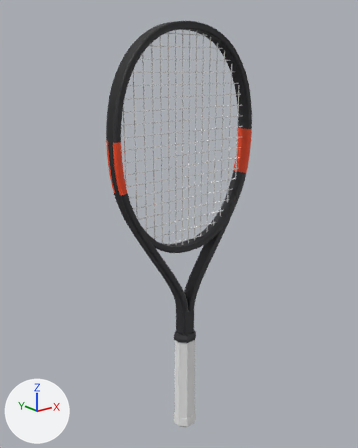
An edit to the glTF model assets/realistic/babolat-boost-strike-current.glb, drawn before and after from the same camera.
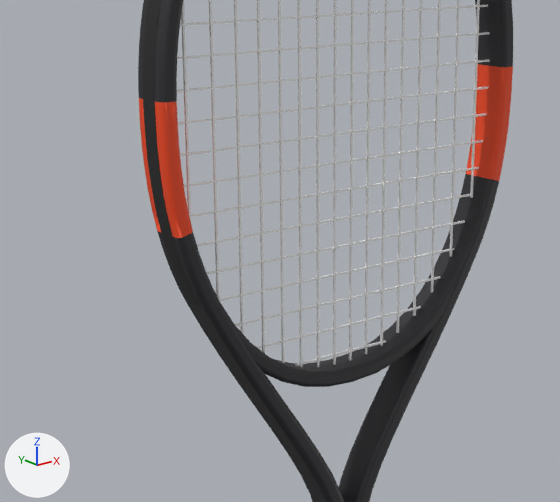
There are two pictures of each version: one whole from a camera (50 mm lens) standing at (-0.488, -0.594, 0.621) and looking at (-0.001, 0.015, 0.378), one close up on the part from 15% to 75% of the width and 23% to 66% of the height. The lights are fixed; the arrows at lower left show +X, +Y and +Z. The last two pictures show the newer version. Where no turn or scale is listed for an object, it has been applied to the vertices. Vertices at exactly the same position are counted once.

Objects in the first close-up: 'frame', 'grommets', 'strings_crosses', 'strings_mains'.
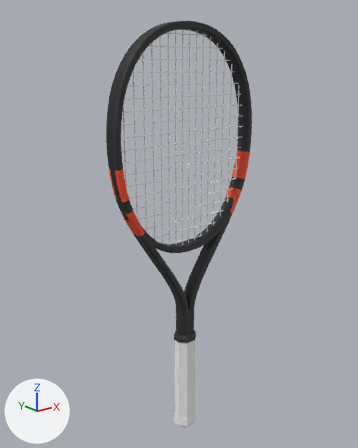
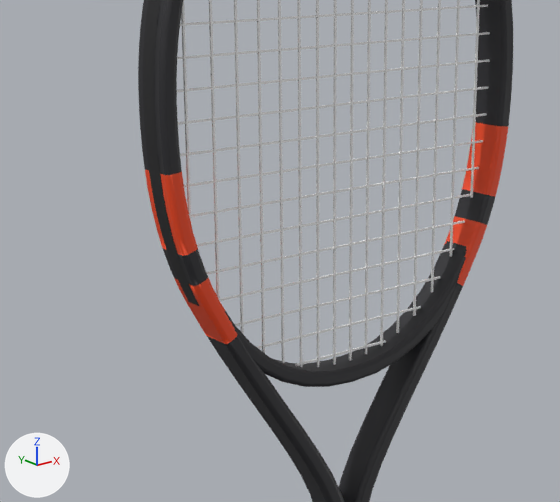
Location of each change, [x1, y1, x2, y2] in pixels of the close-ups (560 x 502 px; the box of a moved part takes in the faces that stretch with it):
part 1 of me_frame, moved or reshaped
    before: [465, 48, 513, 182]
    after: [446, 122, 508, 312]
part 2 of me_frame, moved or reshaped
    before: [139, 78, 193, 239]
    after: [144, 151, 252, 367]
part 3 of me_frame, recoloured
    both: [140, 74, 512, 340]

The edits, one by one:
me_frame is used by ob_frame; location (0.0, 0.0, 0.4319).
me_frame had 1680 vertices, 3296 faces and spanned x -0.134..0.134, y -0.013..0.013, z -0.254..0.254.
me_frame now has 1744 vertices, 3424 faces and spans x -0.134..0.134, y -0.013..0.013, z -0.254..0.254.
me_frame part 1: 3 vertices moved from x 0.126, y -0.01..0.01, z 0.018 to x 0.123..0.126, y -0.01..0.01, z 0.008..0.018; 31 vertices removed from x 0.116..0.134, y -0.013..0.013, z 0.018..0.093; 63 vertices added at x 0.087..0.132, y -0.013..0.013, z -0.049..0.055.
me_frame part 2: 32 vertices removed from x -0.134..-0.116, y -0.013..0.013, z 0.018..0.093; 64 vertices added at x -0.132..-0.087, y -0.013..0.013, z -0.049..0.055.
me_frame part 3: 261 kept faces spanning x -0.134..0.134, y -0.013..0.013, z -0.047..0.093 get new vertex colours.
